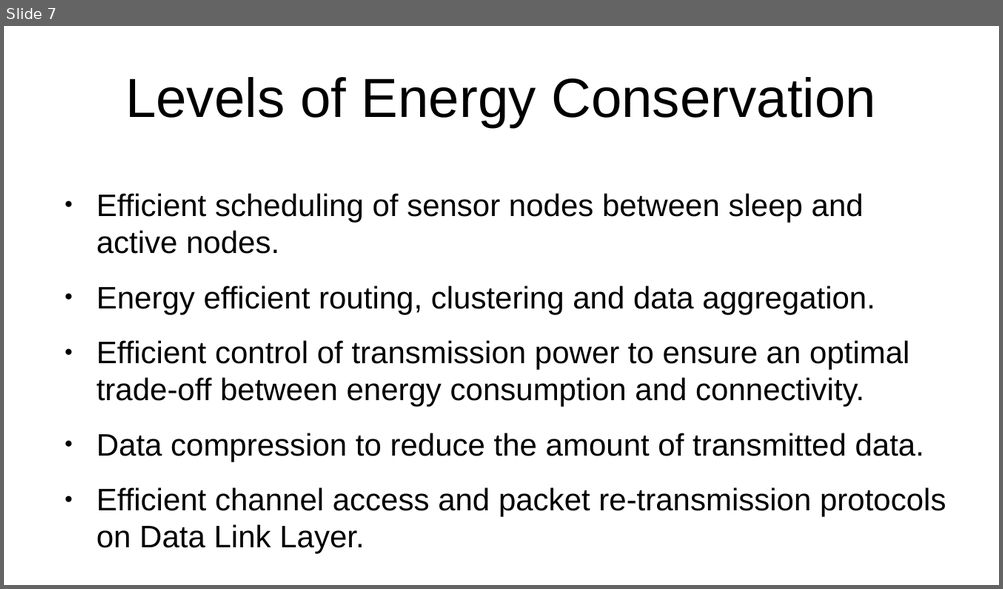
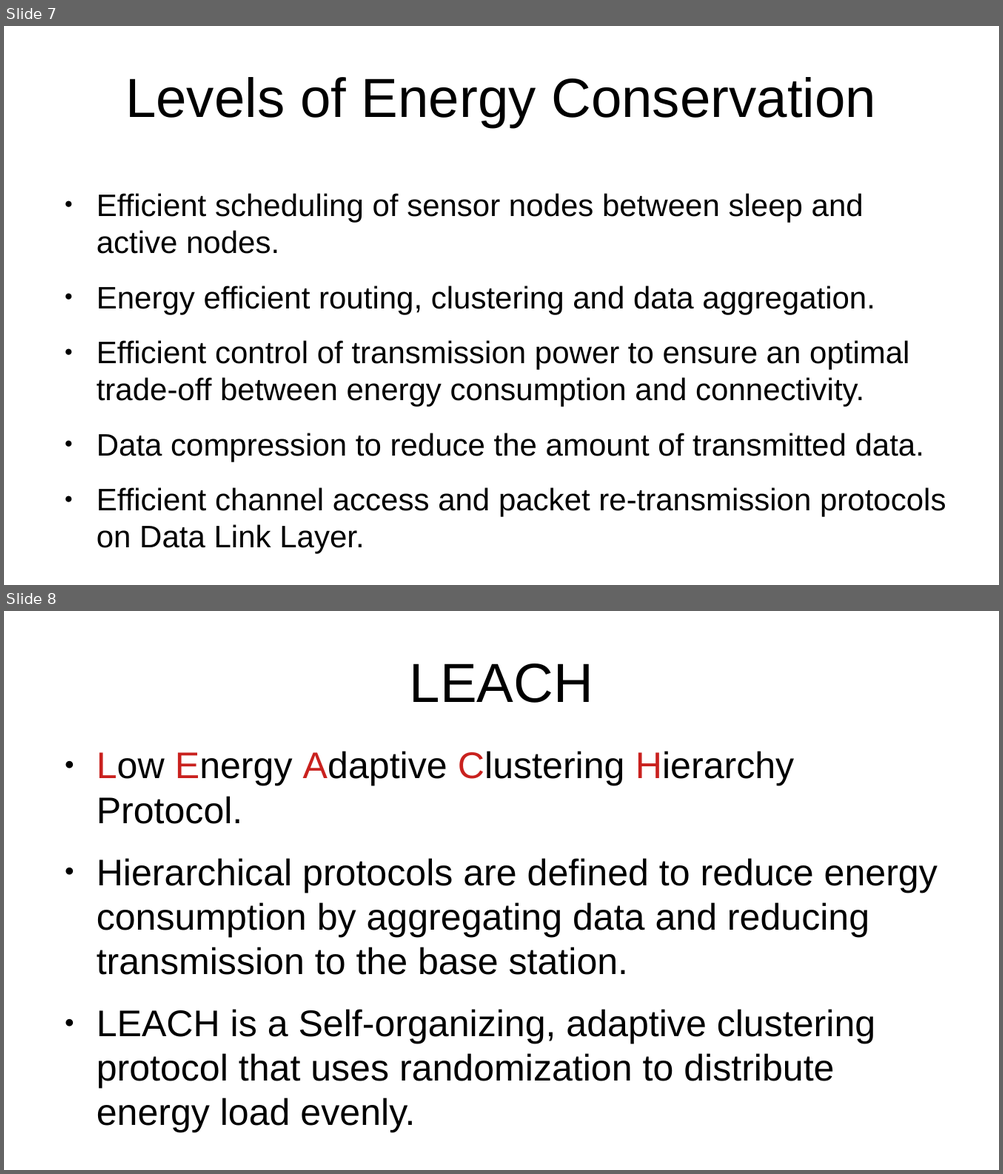
Before and after one commit to ChahatBansal8060/COL768_project, a slide deck: WSN_Presentation1.odp. Shown one above the other, each under a label of ours: slide 7 before the commit, slides 7 and 8 after it. The pictures are 1003x589 and 1003x1174 pixels, drawn with LibreOffice and Linux fonts; fonts in the diff are those of the drawing. Boxes give left, top, right and bottom in pixels: in the first picture for what was removed or moved away, otherwise in the second. Text is boxed around its words. In the diff, an @@ line names an element or a change of style, - is before the commit and + after.

```diff
--- a/WSN_Presentation1.odp
+++ b/WSN_Presentation1.odp
@@ slide 8 added at [4, 611, 999, 1170], background #FFFFFF @@
@@ title added at [410, 664, 593, 703], 44 pt, text #000000 @@
+LEACH
@@ text added at [96, 751, 937, 1088], 29.6 pt, text #000000 @@
+● Low Energy Adaptive Clustering Hierarchy Protocol.
+● Hierarchical protocols are defined to reduce energy consumption by aggregating data and reducing transmission to the base station.
+● LEACH is a Self-organizing, adaptive clustering protocol that uses randomization to distribute energy load evenly.
```
Also in this commit, not shown: 9 other slides added, 13 other files.
